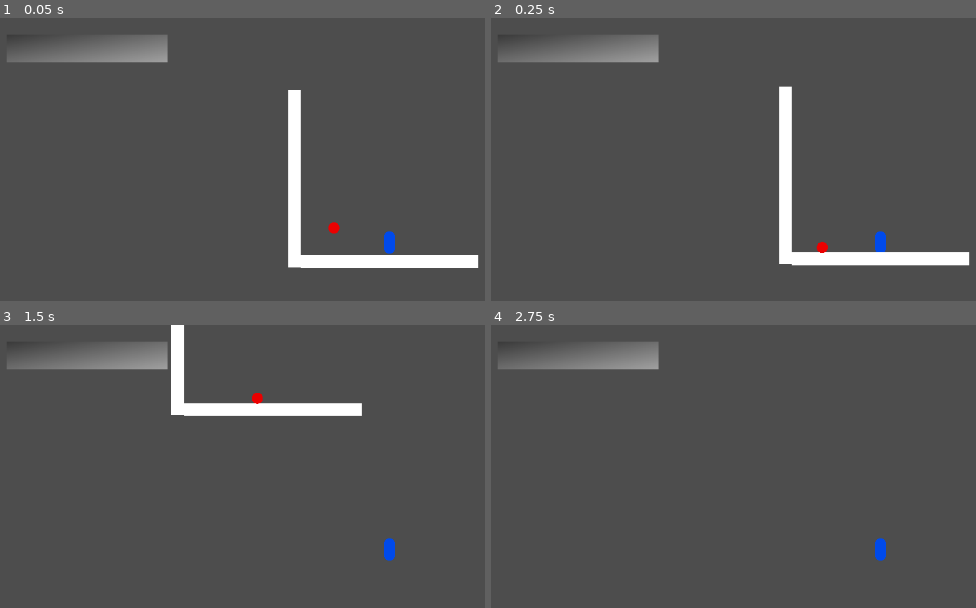
Above: before the commit, frames 1-4 (two rows, left to right).
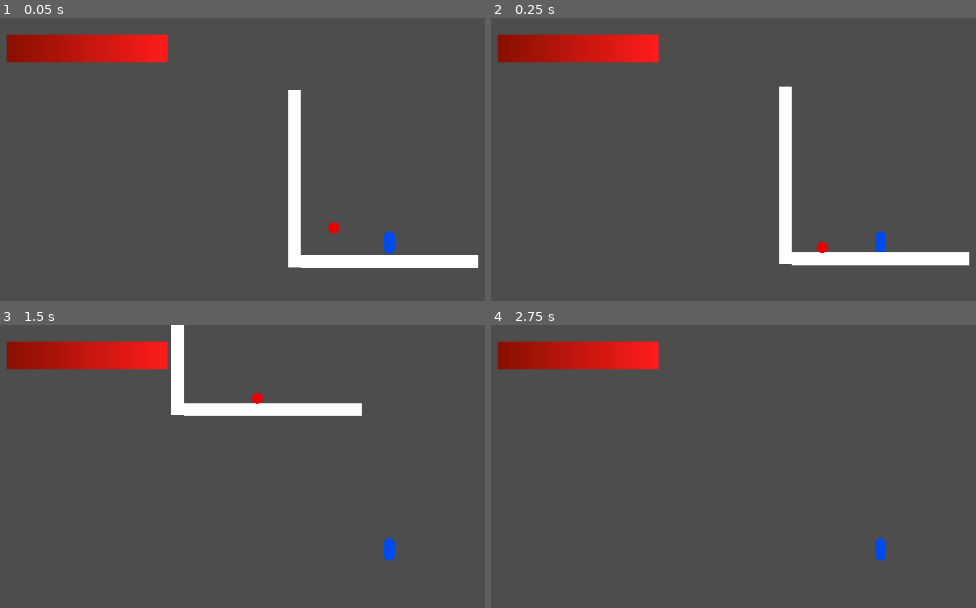
Above: after the commit, the same moments.

Repository: catloaf2048/TavernJam
Game: Godot game, scene res://Assets/Scene/Test.tscn
Same seed, same stepped clock (60 frames per second), same inputs: the game is played once before the commit and once after it.
Inputs (mouse positions are in pixels of both pictures, inside the frame that each line leads up to):
- Up to frame 1 (0.05 s): no input
- Up to frame 2 (0.25 s): no input
- Up to frame 3 (1.5 s): tap Enter (ui_accept) at 0.5, 0.77 s; move the mouse to (outside the picture) at 0.52 s; hold Right (ui_right) 0.53-1.28 s; click (outside the picture) at 0.6 s; move the mouse to (227, 571) at 1.27 s; hold Left (ui_left) from 1.28 s (still down); click (227, 571) at 1.35 s
- Up to frame 4 (2.75 s): tap Enter (ui_accept) at 1.52, 2 s; move the mouse to (961, 449) at 2.02 s; release Left (ui_left) at 2.03 s; hold Right (ui_right) from 2.03 s (still down); click (961, 449) at 2.1 s

The runs differ from the first frame. In frame 1, 3.4% of the frame differs, in the area x 1-35%, y 5-16%; in frame 2, 3.4%; in frame 3, 3.4%; in frame 4, 3.4%.

Commit message:
fixed hp bar being broken

Diff:
--- a/src/GDScript/Core/UIManager.gd
+++ b/src/GDScript/Core/UIManager.gd
@@ -12,7 +12,7 @@
 func _ready() -> void:
 	player.playerDied.connect(playerDied);
 	player.playerHurt.connect(playerHit);
-	initHpBar();
+	player.ready.connect(initHpBar);
 	pass; # Replace with function body.
 
 
